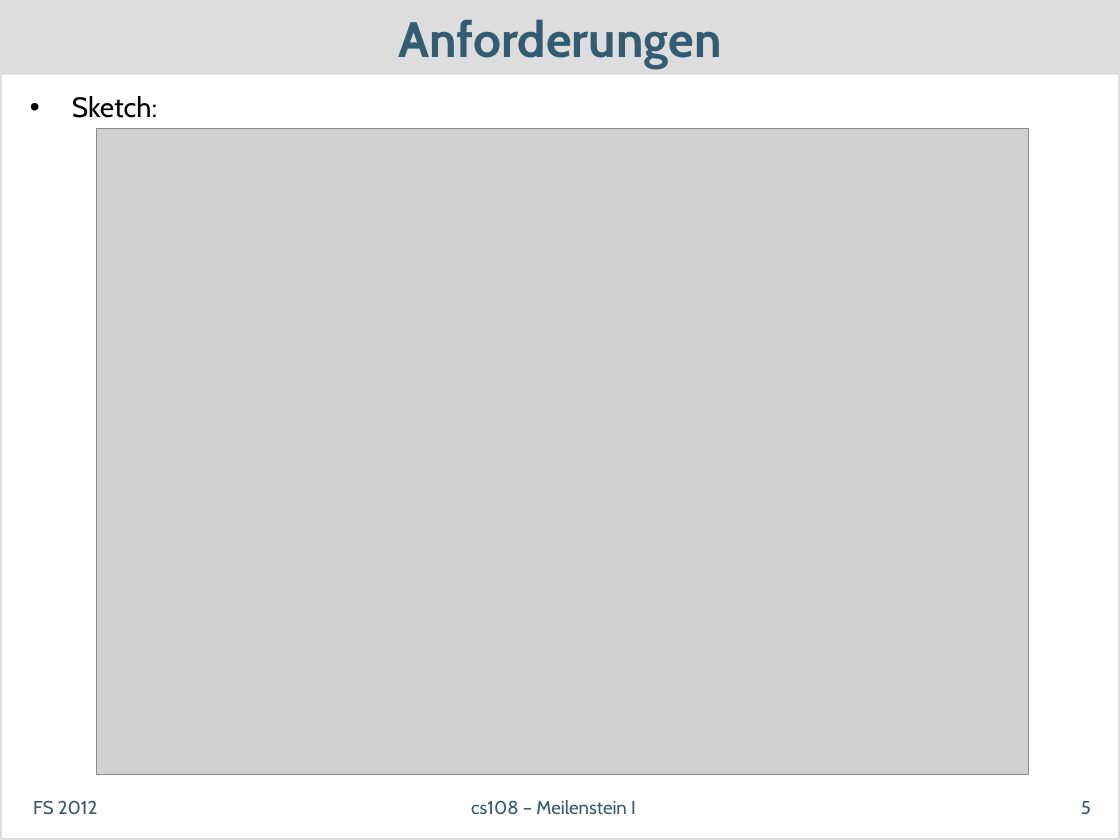
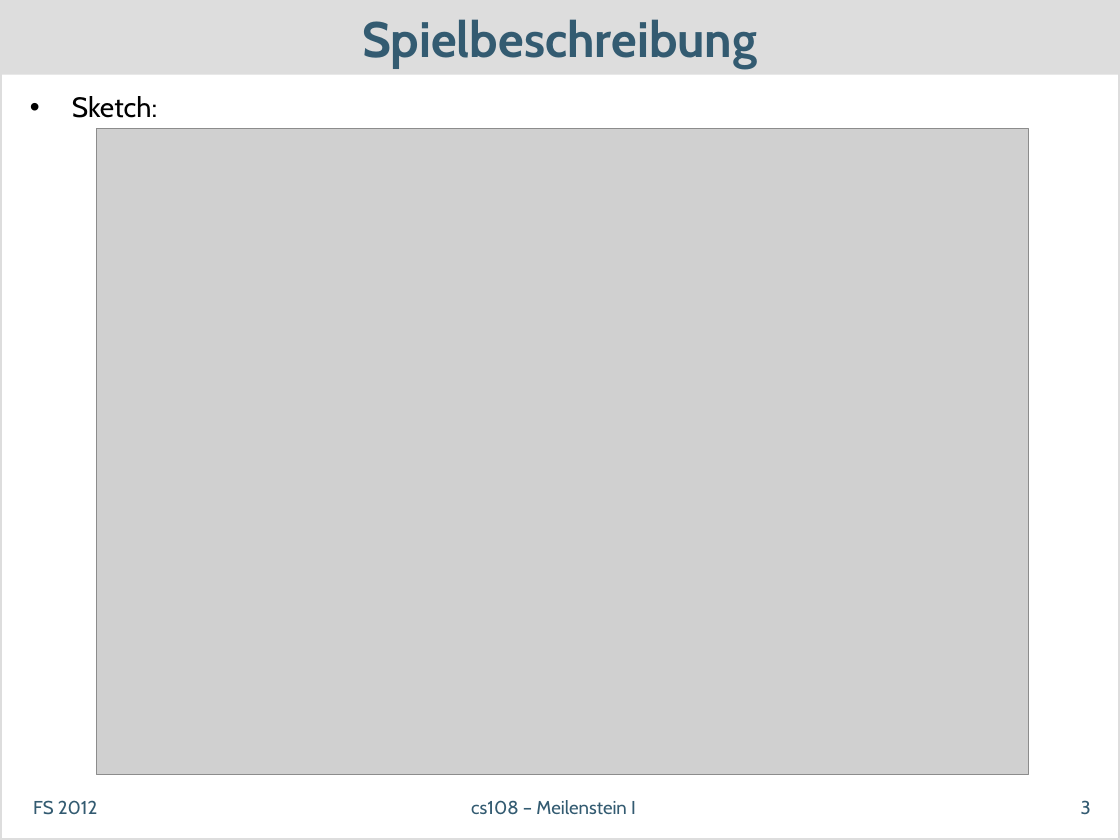
Before and after one commit to dihydrogenmonoxide/CS108, a slide deck: slide 3 of presentations/meilenstein1_v1.pptx (slide 5 before the commit). Drawn at 1120x840 pixels with LibreOffice and Linux fonts; fonts in the diff are those of the drawing; grey boxes stand for pictures. Boxes give left, top, right and bottom in pixels: in the first picture for what was removed or moved away, otherwise in the second. Text is boxed around its words. In the diff, an @@ line names an element or a change of style, - is before the commit and + after.

```diff
--- a/presentations/meilenstein1_v1.pptx
+++ b/presentations/meilenstein1_v1.pptx
@@ title at (362,19,757,67): text changed @@
-Anforderungen
+Spielbeschreibung
@@ page number at (1081,800,1091,815): text changed @@
-5
+3
```
Also in this commit, not shown: 6 other slides changed, 1 slide added.
